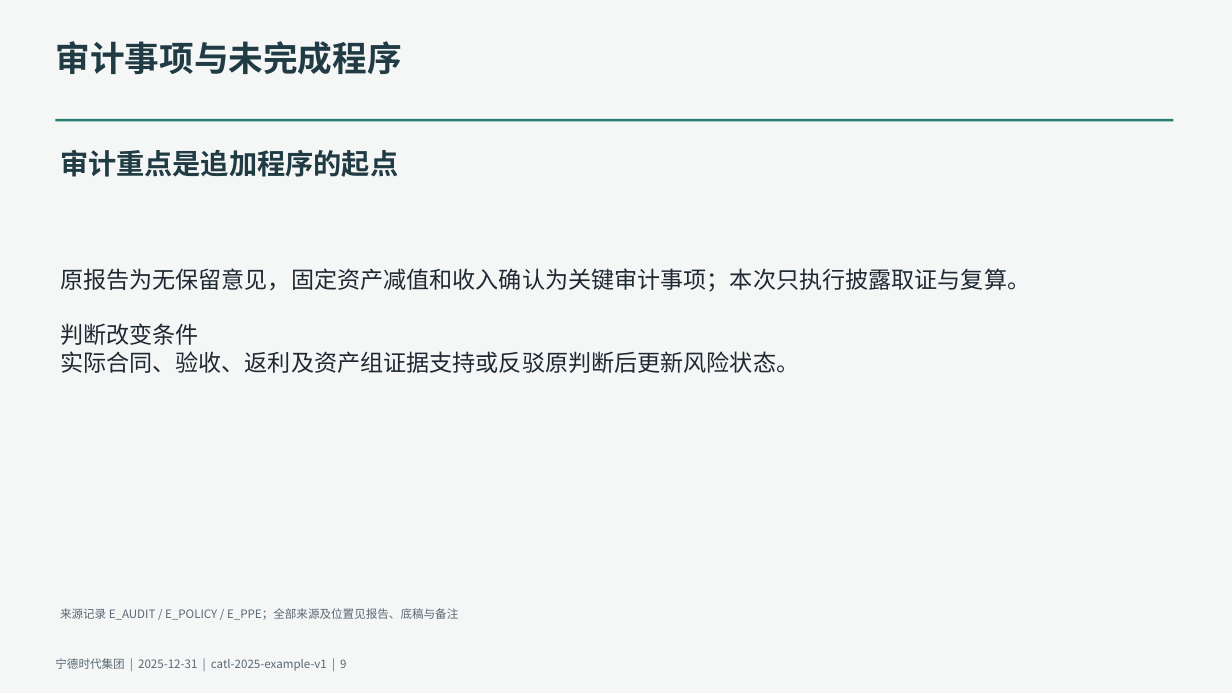
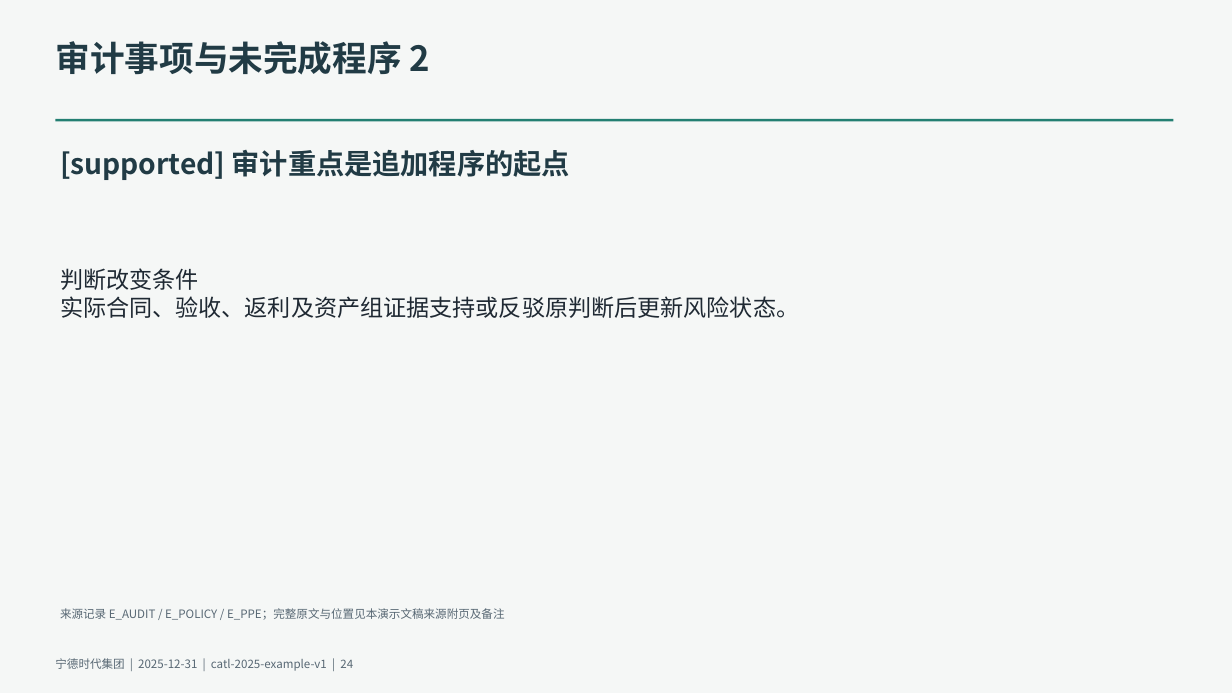
Before and after one commit to qingkongwanli0l/annual-report-analysis, a slide deck: slide 24 of examples/catl-2025/deliverables/presentation.pptx (slide 9 before the commit). Drawn at 1232x693 pixels with LibreOffice and Linux fonts; fonts in the diff are those of the drawing. Boxes give left, top, right and bottom in pixels: in the first picture for what was removed or moved away, otherwise in the second. Text is boxed around its words. In the diff, an @@ line names an element or a change of style, - is before the commit and + after.

```diff
--- a/examples/catl-2025/deliverables/presentation.pptx
+++ b/examples/catl-2025/deliverables/presentation.pptx
@@ text at bbox=[55, 41, 430, 75]: text changed @@
-审计事项与未完成程序
+审计事项与未完成程序 2
@@ text at bbox=[60, 150, 570, 180]: text changed @@
-审计重点是追加程序的起点
+[supported] 审计重点是追加程序的起点
@@ text at bbox=[60, 268, 1030, 292]: paragraph removed @@
-原报告为无保留意见，固定资产减值和收入确认为关键审计事项；本次只执行披露取证与复算。
@@ text at bbox=[60, 608, 504, 620]: text changed @@
-来源记录 E_AUDIT / E_POLICY / E_PPE；全部来源及位置见报告、底稿与备注
+来源记录 E_AUDIT / E_POLICY / E_PPE；完整原文与位置见本演示文稿来源附页及备注
@@ text at bbox=[55, 658, 353, 671]: text changed @@
-宁德时代集团 | 2025-12-31 | catl-2025-example-v1 | 9
+宁德时代集团 | 2025-12-31 | catl-2025-example-v1 | 24
```
Also in this commit, not shown: 8 other slides changed, 16 slides added, 18 other files.
